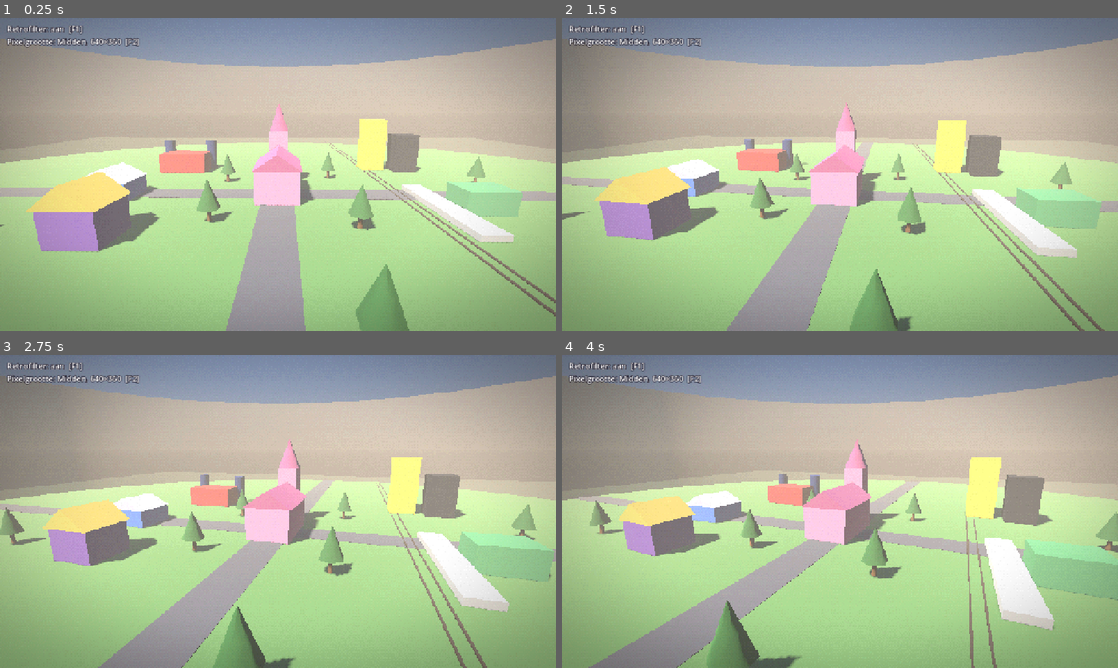
Above: before the commit, frames 1-4 (two rows, left to right).
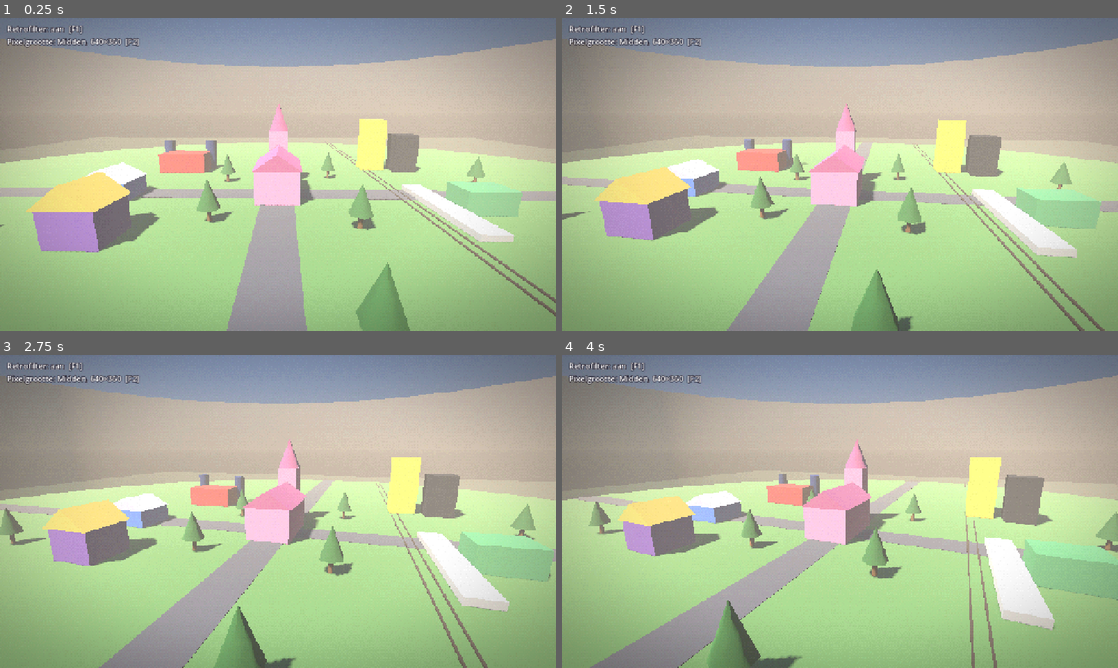
Above: after the commit, the same moments.

Repository: J0C0M/ElstTheGame
Game: Godot game, scene res://scenes/main/Main.tscn
Two runs of this game, one before a commit and one after it. Both use one fixed random seed, a clock stepped at 60 frames per second and the inputs below.
Inputs:
- Up to frame 1 (0.25 s): no input
- Up to frame 2 (1.5 s): no input
- Up to frame 3 (2.75 s): no input
- Up to frame 4 (4 s): no input

The runs differ from the first frame. In frame 1, 0.4% of the frame differs, in the area x 5-100%, y 14-100%; in frame 2, 0.5%; in frame 3, 0.6%; in frame 4, 0.6%, in the area x 3-100%, y 28-100%.

Commit message:
Enable physics interpolation

Diff:
--- a/project.godot
+++ b/project.godot
@@ -148,3 +148,8 @@
 3d_physics/layer_5="vijand_hitbox"
 3d_physics/layer_6="interactie"
 3d_physics/layer_7="tornado_grens"
+
+[physics]
+
+common/physics_jitter_fix=0.0
+common/physics_interpolation=true
--- a/scenes/world/slow_orbit.gd
+++ b/scenes/world/slow_orbit.gd
@@ -4,5 +4,5 @@
 @export var degrees_per_second: float = 6.0
 
 
-func _process(delta: float) -> void:
+func _physics_process(delta: float) -> void:
 	rotate_y(deg_to_rad(degrees_per_second) * delta)
